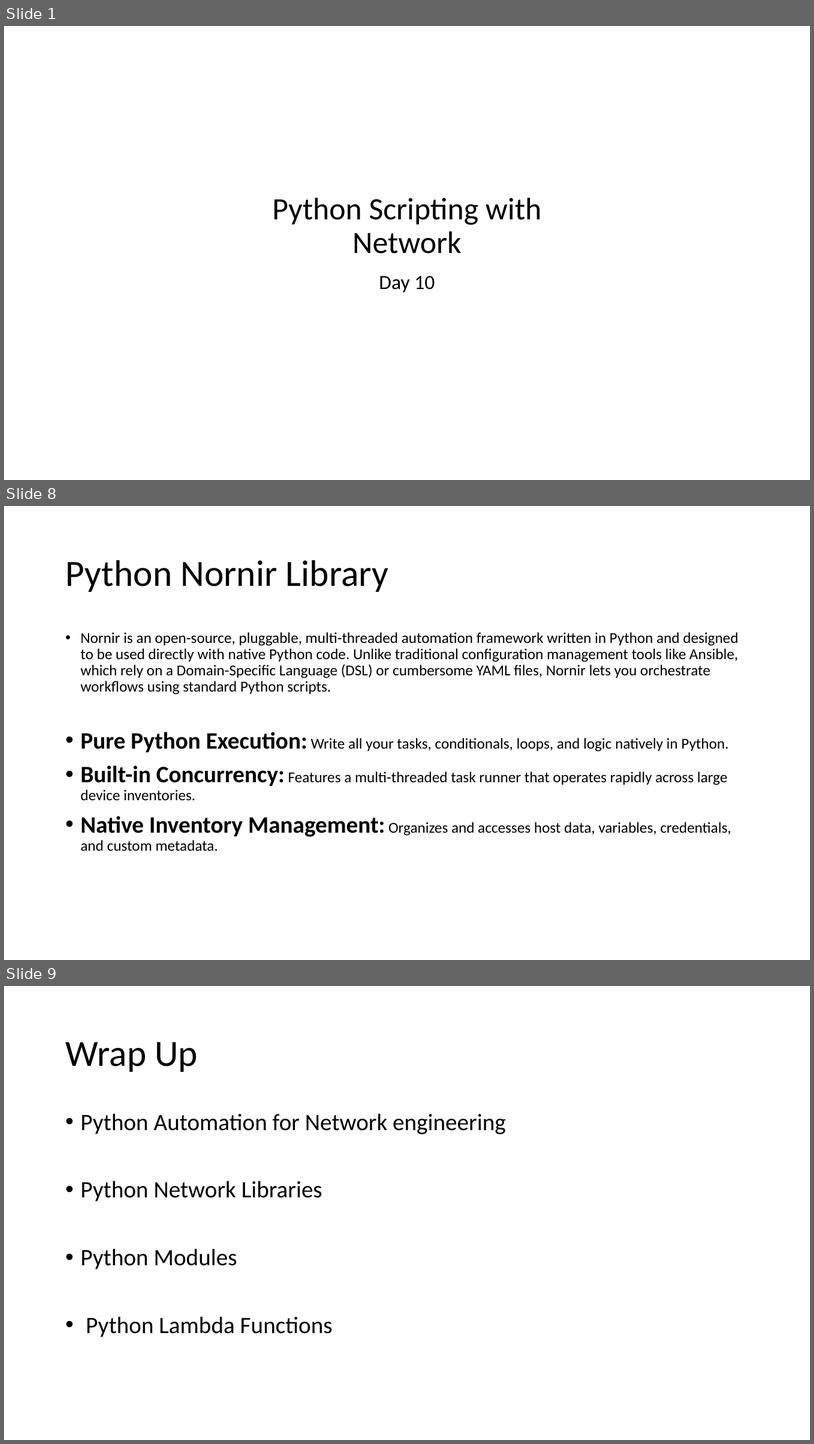
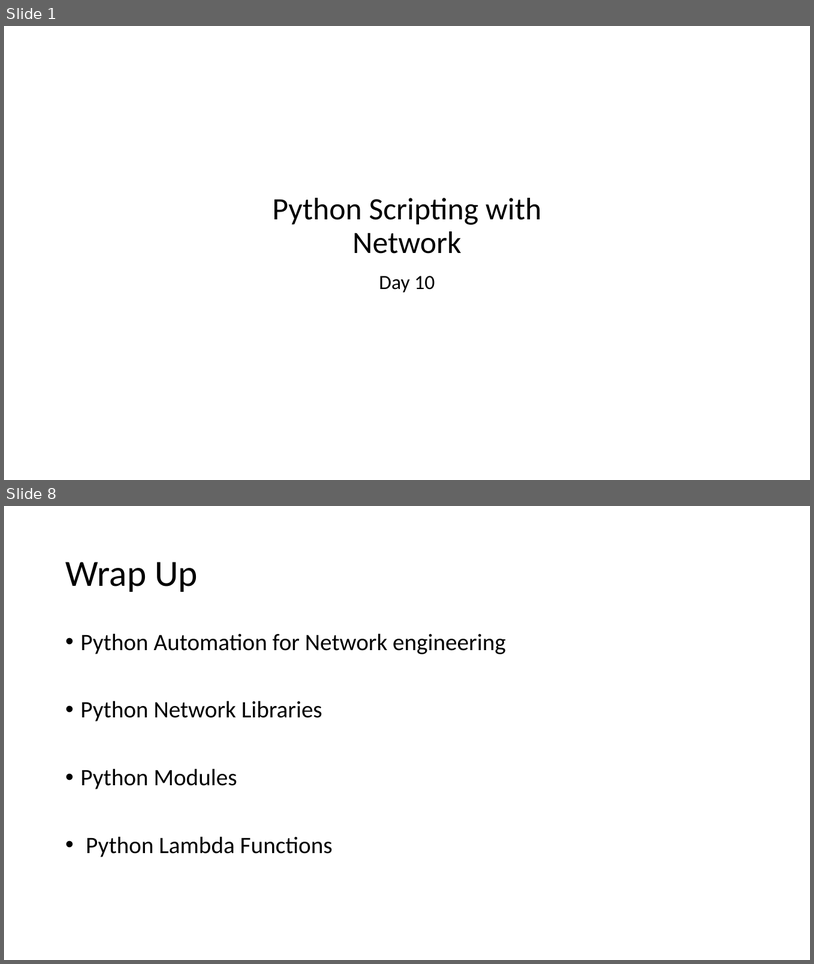
Before and after one commit to imcuteani/Python-Network-Automation, a slide deck: Slides/Day-10/Python Scripting for Networking - Day 10.pptx. Shown one above the other, each under a label of ours: slides 1, 8 and 9 before the commit, slides 1 and 8 after it; the slides between them are not shown. The pictures are 814x1444 and 814x964 pixels, drawn with LibreOffice and Linux fonts; fonts in the diff are those of the drawing; background and template pictures are left out. Boxes give left, top, right and bottom in pixels: in the first picture for what was removed or moved away, otherwise in the second. Text is boxed around its words. In the diff, an @@ line names an element or a change of style, - is before the commit and + after.

```diff
--- a/Slides/Day-10/Python Scripting for Networking - Day 10.pptx
+++ b/Slides/Day-10/Python Scripting for Networking - Day 10.pptx
@@ slide 8 removed at [4, 506, 810, 960], background #FFFFFF @@
@@ title removed at [65, 560, 389, 592] @@
-Python Nornir Library
@@ text removed at [81, 632, 738, 851] @@
-• Nornir is an open-source, pluggable, multi-threaded automation framework written in Python and designed to be used directly with native Python code. Unlike traditional configuration management tools like Ansible, which rely on a Domain-Specific Language (DSL) or cumbersome YAML files, Nornir lets you orchestrate workflows using standard Python scripts.
-• Pure Python Execution: Write all your tasks, conditionals, loops, and logic natively in Python.
-• Built-in Concurrency: Features a multi-threaded task runner that operates rapidly across large device inventories.
-• Native Inventory Management: Organizes and accesses host data, variables, credentials, and custom metadata.
@@ what was slide 9 is now slide 8 @@
```
Also in this commit, not shown: 4 slides changed, 2 slides added, 2 other slides removed, 4 other files.
